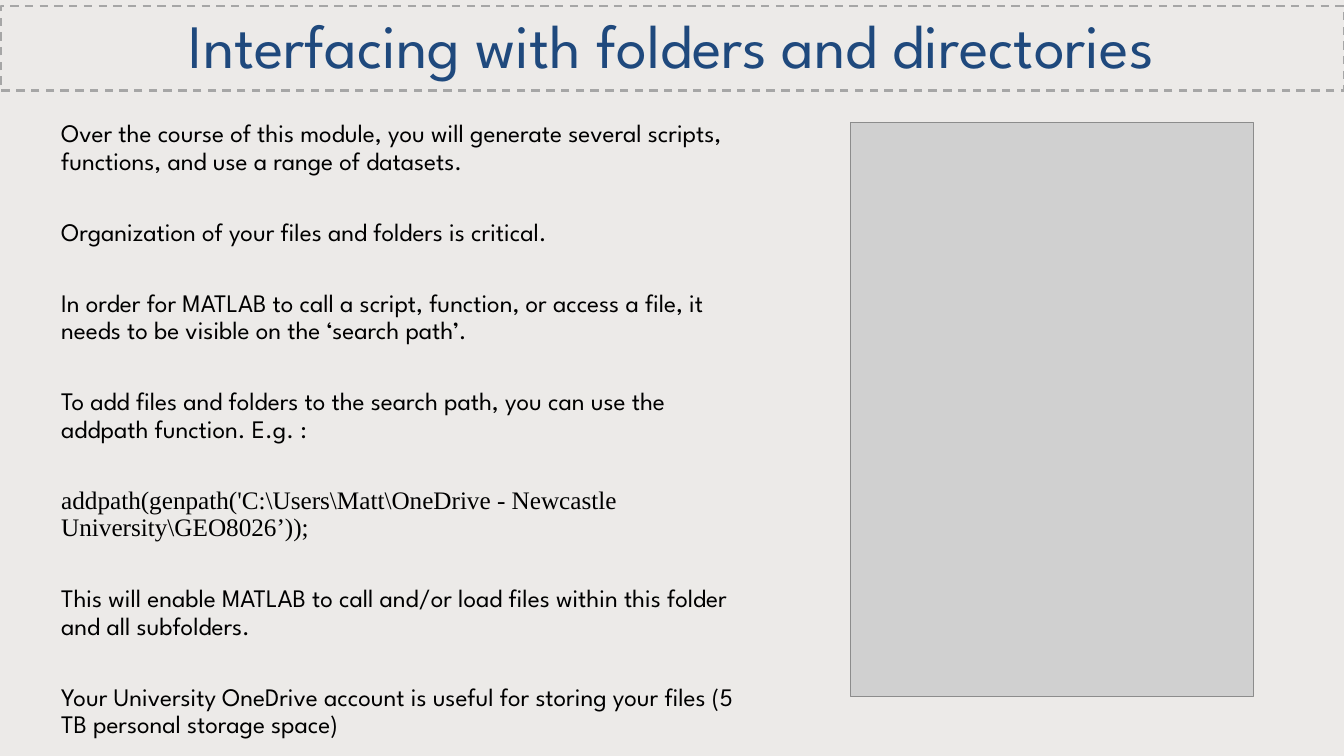
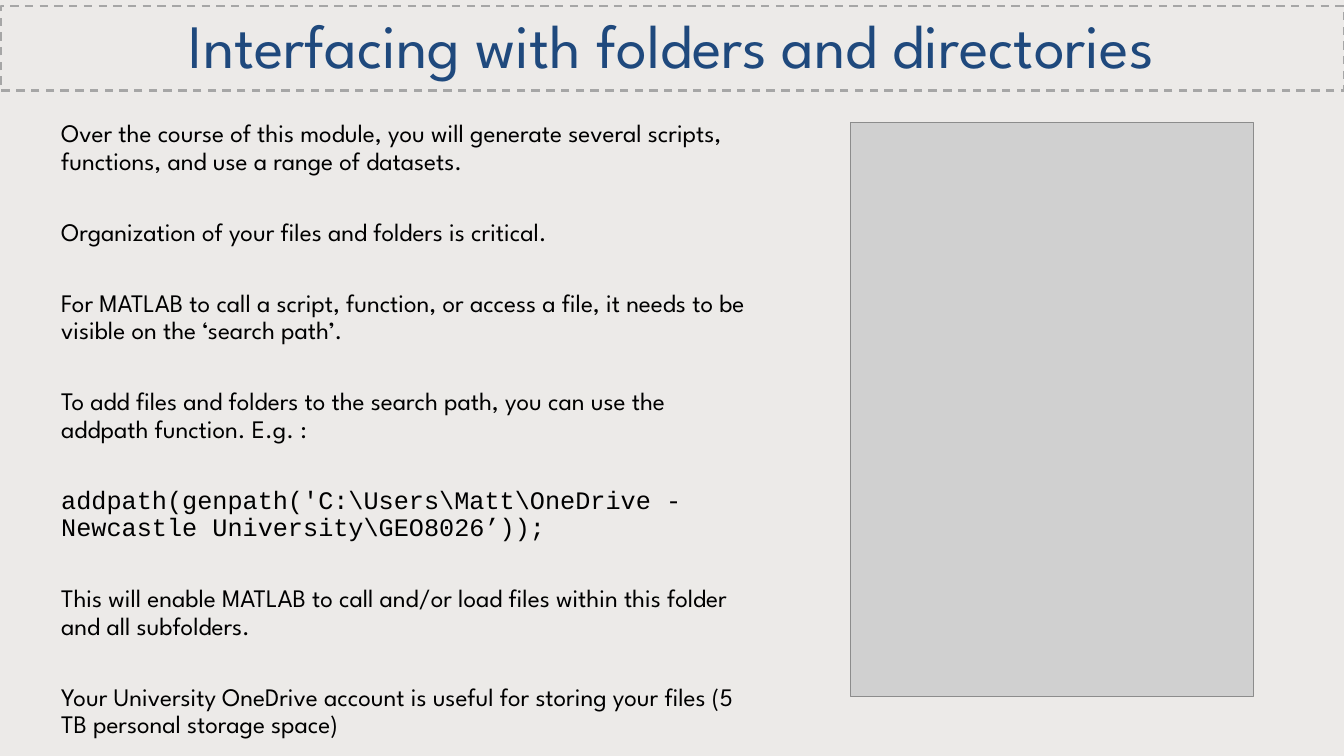
Before and after one commit to CatchmentSci/GEO8026, a slide deck: slide 14 of Block 01/slides/GEO8026_202122_Lecture1.pptx (slide 12 before the commit). Drawn at 1344x756 pixels with LibreOffice and Linux fonts; fonts in the diff are those of the drawing; grey boxes stand for pictures. Boxes give left, top, right and bottom in pixels: in the first picture for what was removed or moved away, otherwise in the second. Text is boxed around its words. In the diff, an @@ line names an element or a change of style, - is before the commit and + after.

```diff
--- a/Block 01/slides/GEO8026_202122_Lecture1.pptx
+++ b/Block 01/slides/GEO8026_202122_Lecture1.pptx
@@ text at [61,294,744,345]: text changed @@
-In order for MATLAB to call a script, function, or access a file, it needs to be visible on the ‘search path’.
+For MATLAB to call a script, function, or access a file, it needs to be visible on the ‘search path’.
@@ text at [61,490,651,542]: font Times New Roman to Courier New in "addpath(genpath('C:\Users\Matt\OneDrive - Newcastle Universi ..." @@
```
Also in this commit, not shown: 4 other slides changed, 5 slides added, 1 slide removed, 3 other files.
